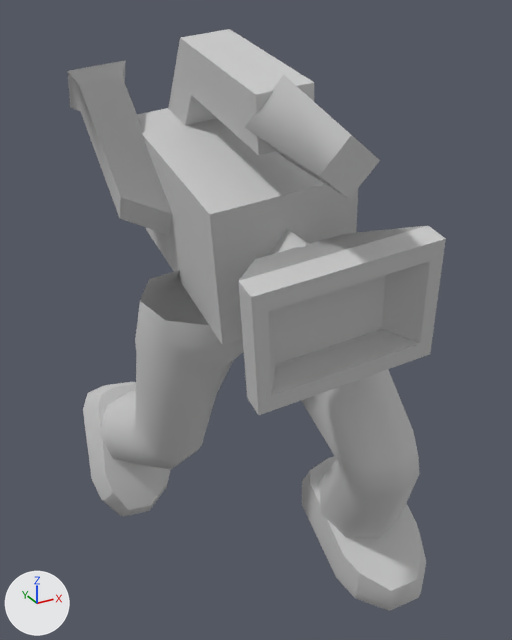
A saved change to the OBJ model assets/cameraRun/cam_7.obj.
Rendered twice from a 50 mm lens placed at (-9.89, -17.68, 20.03), pointed at (0.75, 1.65, 10.37). Lighting does not change. The marker at lower left points along +X, +Y and +Z. Where no turn or scale is listed for an object, it has been applied to the vertices.

The first picture shows 'cam_7'.
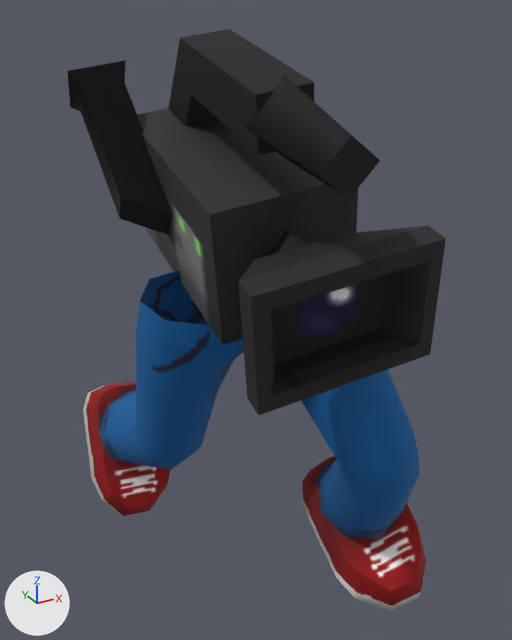
The newer file is also rescaled (x0.5) as a whole; pictures and numbers use the older file's frame.

Boxes [x1, y1, x2, y2] around the edits, measured in the pictures (512 x 640 px):
part 1 of me_cam_7, recoloured (grey to black)
    both: [68, 29, 446, 415]
part 2 of me_cam_7, recoloured
    both: [83, 270, 426, 611]

Diff of the bpy script that builds the scene:
```diff
--- a/assets/cameraRun/cam_7.obj.py
+++ b/assets/cameraRun/cam_7.obj.py
@@ img_patastexture_png @@
+img_patastexture_png = load_image('patastexture.png', 'patastexture.png', 256, 256, 'sRGB')
@@ img_cameratx_png @@
+img_cameratx_png = load_image('cameratx.png', 'cameratx.png', 256, 256, 'sRGB')
@@ mat_blinn2 @@
+mat_blinn2 = principled_material('blinn2')
+mat_blinn2.texture = img_patastexture_png
+mat_blinn2.roughness = 0.837
@@ mat_phong1 @@
+mat_phong1 = principled_material('phong1')
+mat_phong1.texture = img_cameratx_png
+mat_phong1.roughness = 0.792
@@ me_cam_7 @@
 me_cam_7.from_pydata(...)  # 293 vertices, 528 faces; spans x -4.1..5.3, y -5.9..8.9, z 0.4..19.5
 # used by ob_cam_7; location = (0.0, 0.0, 0.0)
+# me_cam_7 part 1: 112 of the faces centred in x -3.6..2.3, y -5.8..6.2, z 11.3..19.0 switch from mat_standardmaterial (light grey #cacaca) to mat_phong1 (picture img_cameratx_png)
+# me_cam_7 part 2: 416 of the faces centred in x -4.0..5.1, y -4.6..8.8, z 0.5..12.6 switch from mat_standardmaterial (light grey #cacaca) to mat_blinn2 (picture img_patastexture_png)
```
